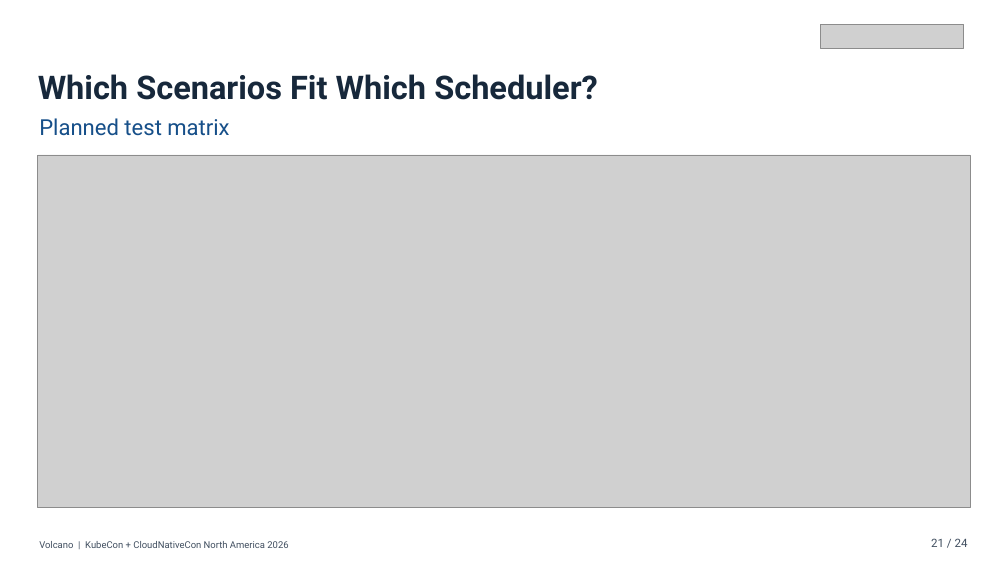
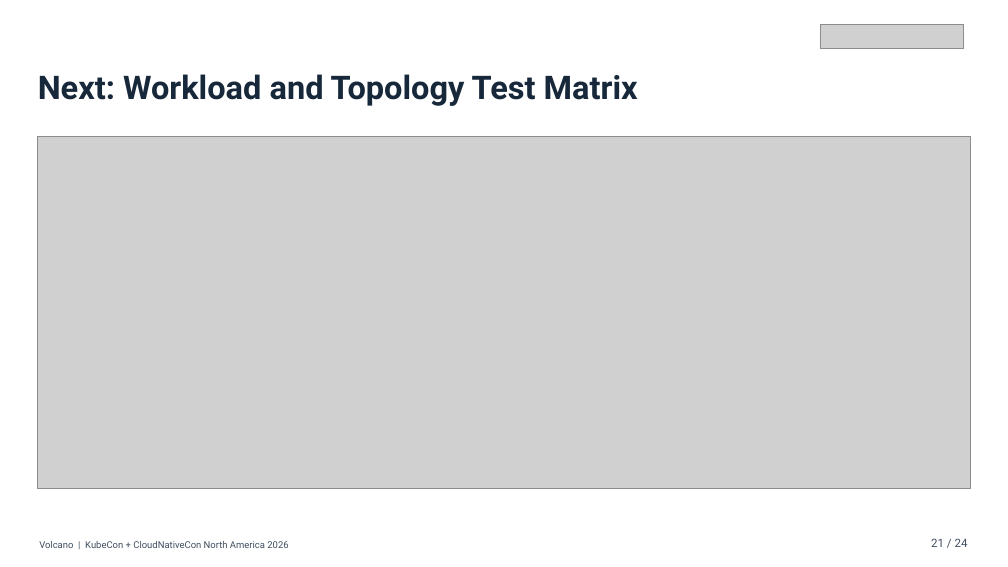
Before and after one commit to JesseStutler/volcano, a slide deck: slide 21 of docs/ppt/Volcano_KubeCon_NA_2026.pptx. Drawn at 1008x567 pixels with LibreOffice and Linux fonts; fonts in the diff are those of the drawing; grey boxes stand for pictures; background and template pictures are left out. Boxes give left, top, right and bottom in pixels: in the first picture for what was removed or moved away, otherwise in the second. Text is boxed around its words. In the diff, an @@ line names an element or a change of style, - is before the commit and + after.

```diff
--- a/docs/ppt/Volcano_KubeCon_NA_2026.pptx
+++ b/docs/ppt/Volcano_KubeCon_NA_2026.pptx
@@ text at bbox=[38, 74, 638, 106]: text changed; size 21 to 31 pt; text colour #164F89 to #17283B; bold on @@
-Planned test matrix
+Next: Workload and Topology Test Matrix
@@ text removed at bbox=[38, 74, 598, 100] @@
-Which Scenarios Fit Which Scheduler?
@@ picture: place and size @@
-picture at bbox=[38, 155, 970, 508]
+picture at bbox=[38, 136, 970, 489]
```
Also in this commit, not shown: 4 other slides changed, 48 other files.
